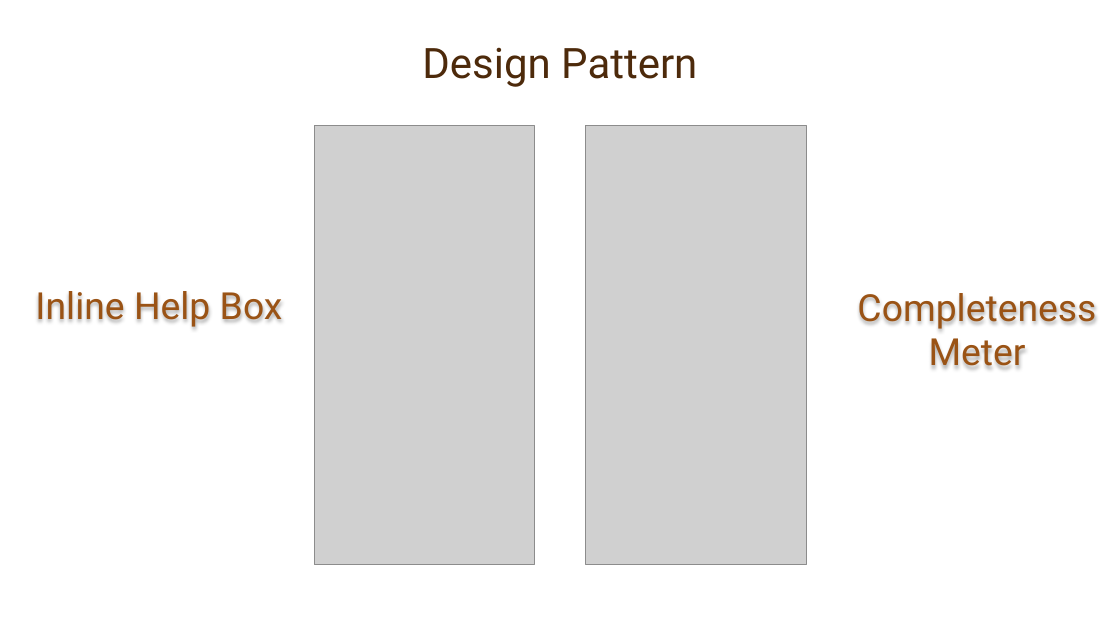
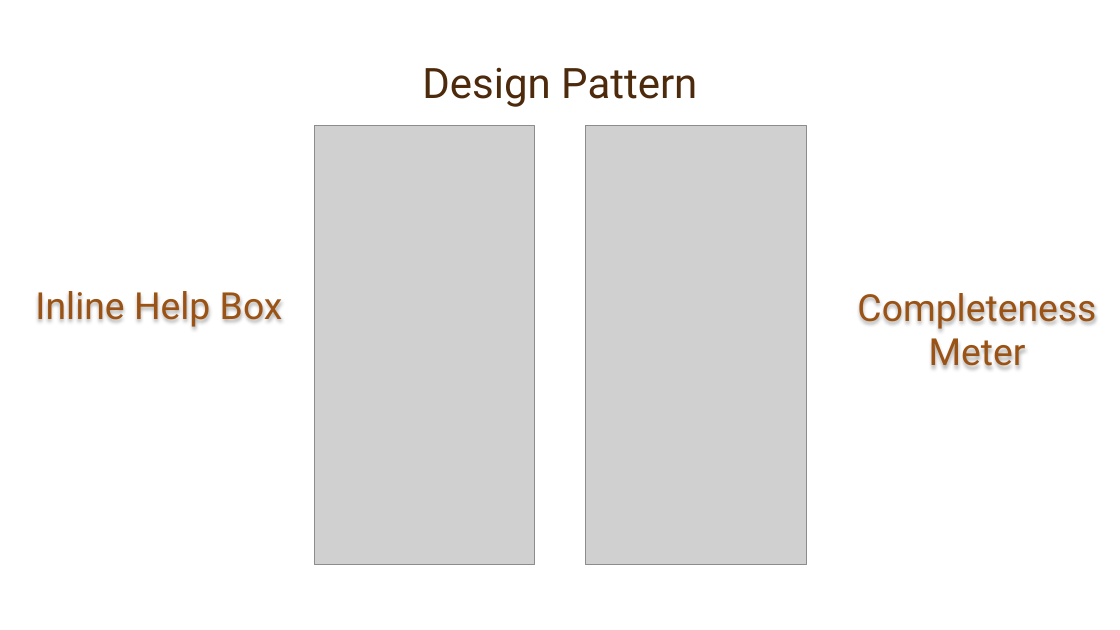
Before and after one commit to mcastellaneta/Recyclapp, a slide deck: slide 27 of Presentazione IUM/RecyclApp.pptx. Drawn at 1120x630 pixels with LibreOffice and Linux fonts; fonts in the diff are those of the drawing; grey boxes stand for pictures; background and template pictures are left out. Boxes give left, top, right and bottom in pixels: in the first picture for what was removed or moved away, otherwise in the second. Text is boxed around its words. In the diff, an @@ line names an element or a change of style, - is before the commit and + after.

```diff
--- a/Presentazione IUM/RecyclApp.pptx
+++ b/Presentazione IUM/RecyclApp.pptx
@@ title "Design Pattern": place and size @@
-title "Design Pattern" at (422, 47, 697, 87)
+title "Design Pattern" at (422, 67, 697, 107)
```
Also in this commit, not shown: 23 other slides changed.
